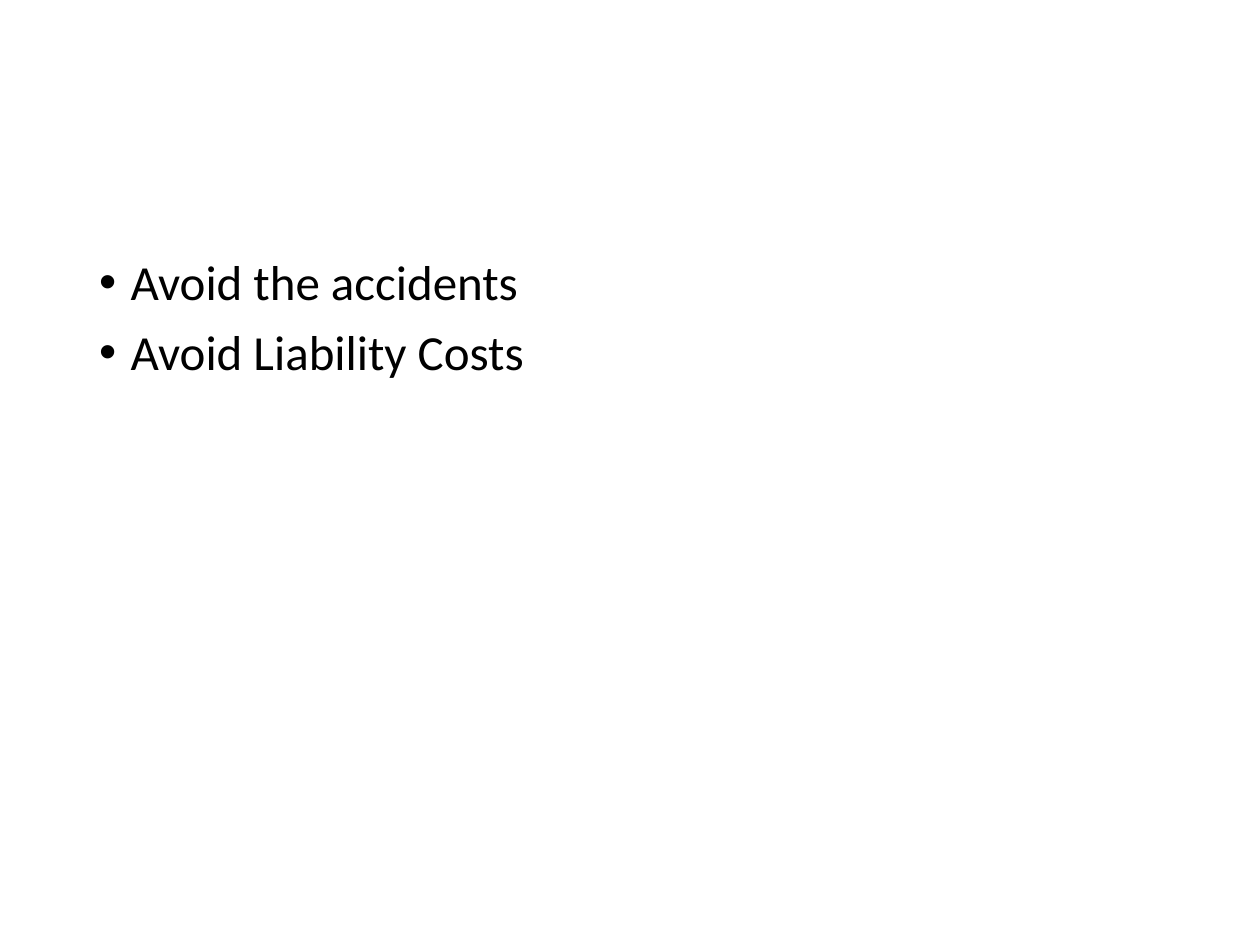
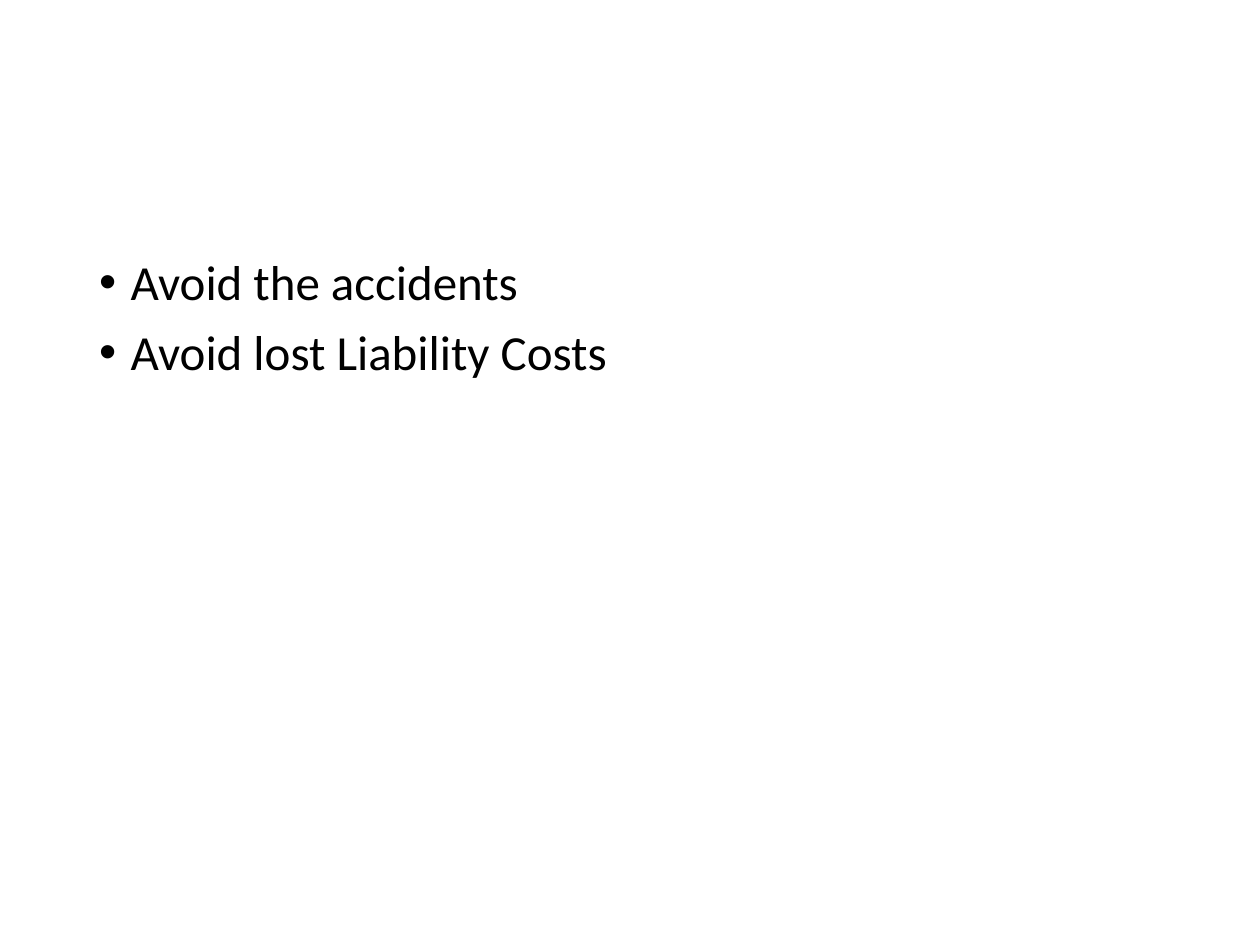
Before and after one commit to nguyenailanh/english-presentation, a slide deck: slide 2 of Lanh Nguyen.pptx. Drawn at 1260x945 pixels with LibreOffice and Linux fonts; fonts in the diff are those of the drawing; background and template pictures are left out. Boxes give left, top, right and bottom in pixels: in the first picture for what was removed or moved away, otherwise in the second. Text is boxed around its words. In the diff, an @@ line names an element or a change of style, - is before the commit and + after.

```diff
--- a/Lanh Nguyen.pptx
+++ b/Lanh Nguyen.pptx
@@ text at (131,336,607,378): text changed @@
-• Avoid Liability Costs
+• Avoid lost Liability Costs
```
Also in this commit, not shown: 8 other slides changed, 1 slide added.
